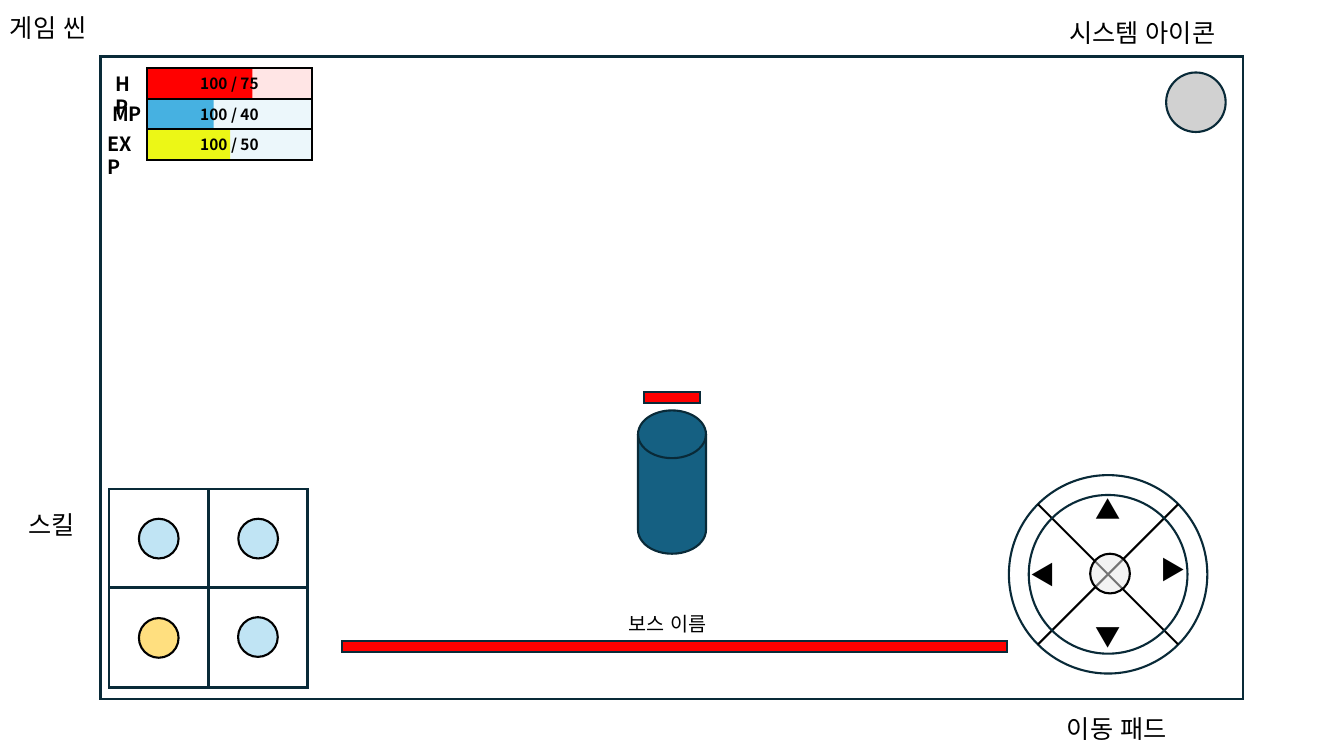
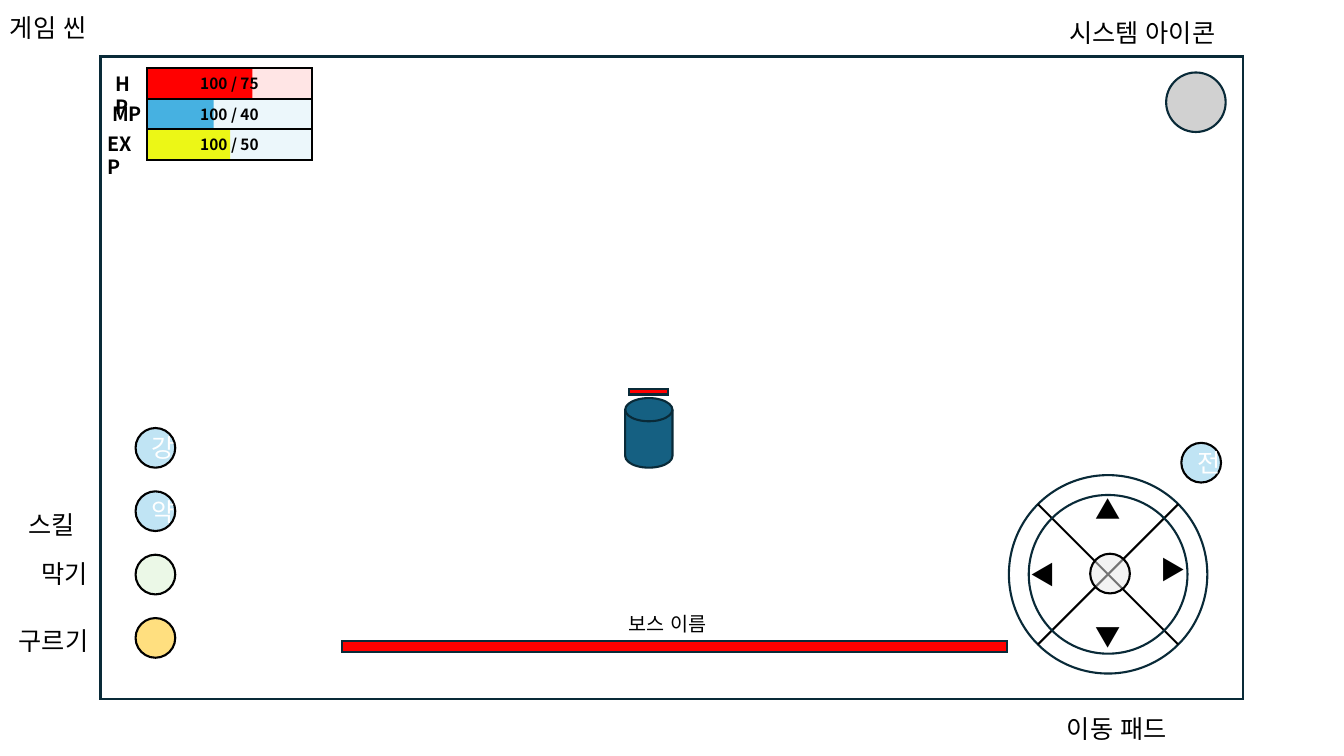
Before and after one commit to gitgiung/SBSAcademy_Team01, a slide deck: slide 4 of 씬 별 UI.pptx. Drawn at 1344x756 pixels with LibreOffice and Linux fonts; fonts in the diff are those of the drawing. Boxes give left, top, right and bottom in pixels: in the first picture for what was removed or moved away, otherwise in the second. Text is boxed around its words. In the diff, an @@ line names an element or a change of style, - is before the commit and + after.

```diff
--- a/씬 별 UI.pptx
+++ b/씬 별 UI.pptx
@@ rectangle: place and size @@
-rectangle at bbox=[644, 392, 700, 403]
+rectangle at bbox=[629, 389, 667, 394]
@@ cylinder: place and size @@
-cylinder at bbox=[638, 410, 706, 554]
+cylinder at bbox=[625, 398, 673, 468]
@@ ellipse added at bbox=[136, 429, 175, 468], fill #83CBEB at 50% opacity, outline #000000 1.5 pt, 18 pt, text #FFFFFF @@
+강
@@ ellipse added at bbox=[1182, 443, 1221, 482], fill #83CBEB at 50% opacity, outline #000000 1.5 pt, 18 pt, text #FFFFFF @@
+전
@@ ellipse added at bbox=[136, 491, 175, 530], fill #83CBEB at 50% opacity, outline #000000 1.5 pt, 18 pt, text #FFFFFF @@
+약
@@ text added at bbox=[41, 562, 87, 585], 18 pt, text #000000 @@
+막기
@@ ellipse: place and size @@
-ellipse at bbox=[139, 519, 178, 559]
+ellipse at bbox=[136, 555, 175, 594]
@@ ellipse at bbox=[136, 555, 175, 594]: fill #83CBEB at 50% opacity to #D9F2D0 at 50% opacity @@
@@ group removed at bbox=[109, 489, 308, 688]: 5 rectangles, 2 ellipses, 2 lines @@
@@ text added at bbox=[19, 629, 89, 652], 18 pt, text #000000 @@
+구르기
```
Also in this commit, not shown: 3 other files.
